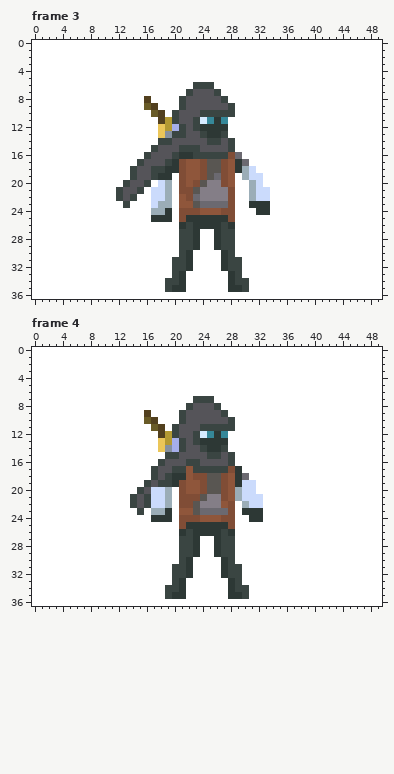
Pixel-art file: 2D Game/Assets/Sprites/Player/NewPlayer/playerTake4.ase. Above is the file before it was changed.
50x37 pixels, 4 frames. Colours within 5 levels of each other are drawn and written as one. Shown: frame 3, frame 4. The commit also changed other frames, which this record leaves out.
Now the later version:
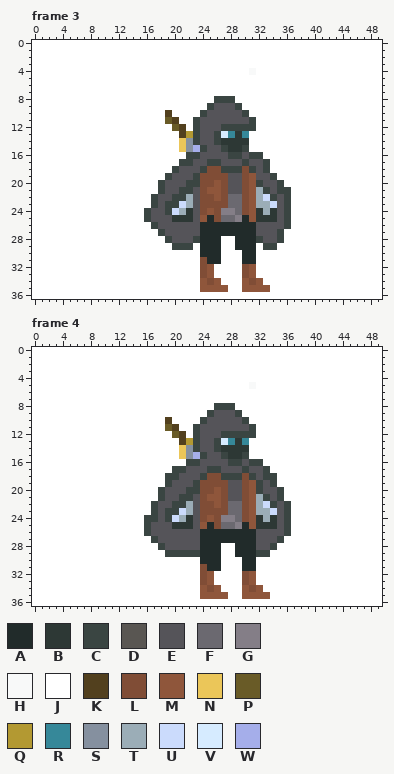
Palette (. is transparent): A #212b2a  B #2d3835  C #3a4542  D #595652  E #555459  F #6b6970  G #847e87  H #f8f9f9  J #ffffff  K #52401e  L #804d36  M #8f563b  N #ebc659  P #695b27  Q #b39932  R #368899  S #85909f  T #9badb7  U #cbdbfc  V #d6ebff  W #a5aeea
Edits made:
Changed rows in their new state; - is an unchanged pixel.
Frame 3, layer "Layer":
first column x 12:
 4 -------------------H-----
 6 -----------JJJ-----------
 7 ----------JJJJJ----------
 8 ----J----JJJJJC-C--------
 9 ----JJ---JJJJC--EC-------
10 -----JJKJJJJ-EEEEEC------
11 ------JPKJJ-EEEEEEEC-----
12 ------JJPKJ-EEECCCCC-----
13 ------JJJKQCEECVRBR------
14 ------JJJNSC-E-BBBB------
15 -----JJJJNSWC--CBBC------
16 ----JJJJJJC-EEEECCECC----
17 ---JJJJJJCCEECCEEECEEC---
18 --JJJJJJCEEECLLCCCLCEC---
19 --JJJJJCEEEC-LL-EELMEEC--
20 -JJJJ-CEEECCLLM-EELMCEEC-
21 JJJJ-JCEECCELMMLEELMTCECC
22 JJJ--CEECCTELLMLFFLMT-CEC
23 -J---CECCUTELLLLFFLMTTUEC
24 ----CEECUTBEL-LGGFLM-TBEC
25 ----CEEEBB-EMALFFGAMBBBEC
26 -----CEEEEEEAAAAAAAAEEEEC
27 ------CEEEEEAAAAAAAAEEEC-
28 -------CEEECAAAJJAAACEEC-
29 --------C--JAAAJJAAA-CC--
30 ---------JJ-AAAJJ-AA-----
31 --------JJJ-LAAJJJAA-----
32 --------JJJ-LM-JJJLM-----
33 --------JJ--LM--JJLM-----
34 -------JJJ--MLM-JJMLM----
35 -------JJJ--MMMMJJMMMM---
Frame 4, layer "Layer":
first column x 14:
 5 -----------------H-----
 7 ---------JJJ-----------
 8 --------JJJJ-CC--------
 9 --J----JJJJC-EEC-------
10 --JJ-K-JJJC---EEC------
11 ---JJPKJJCEEEEEEEC-----
12 ----JJPKJ-EEECCCCC-----
13 ----JJJKQ-EECVRBR------
14 ----JJJNSCEECBBBB------
15 -----JJNSWCEECBBC------
16 ----JJJJ-------CECC----
17 ---JJJ--EEE--EEECEEC---
18 ---JJ-CEEECLLCCCLCECC--
19 --JJJ-EEEC-LL-EELMCEC--
20 -JJJCEEECC-LM-EELMCEEC-
21 JJJJCEECCELMM-EELMTCEC-
22 JJJCEECCTELLMLFFLMTUCEC
23 -J-CECCUTELLLLFFLMTTUEC
24 --CCECUTBEL-LGGFLM-TBEC
25 --CEEEBB-EMALFFGAMBBBEC
26 --CEEEEEEEAAAAAAAAEEEEC
27 ---CEEEEEEAAAAAAAAEEEC-
28 ----CEEEEEAAAJJAAAEEC--
29 -----CC--CAAAJJAAACC---
30 -------JJ-AAAJJ-AA-----
31 ------JJJ-LAAJJJAA-----
32 ------JJJ-LM-JJJLM-----
33 ------JJ--LM--JJLM-----
34 -----JJJ--MLM-JJMLM----
35 -----JJJ--MMMMJJMMMM---
Changed places in both pictures, as pixel boxes (x1, y1, x2, y2):
changed: (116, 68, 291, 292)
changed: (130, 382, 291, 599)
